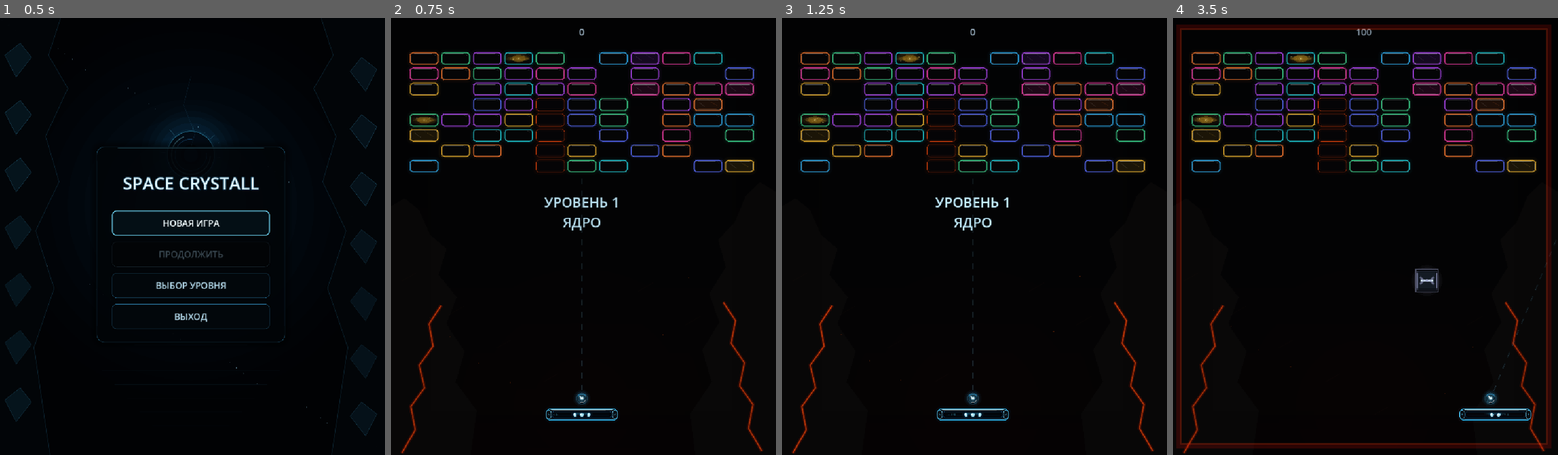
Above: before the commit, frames 1-4 (left to right).
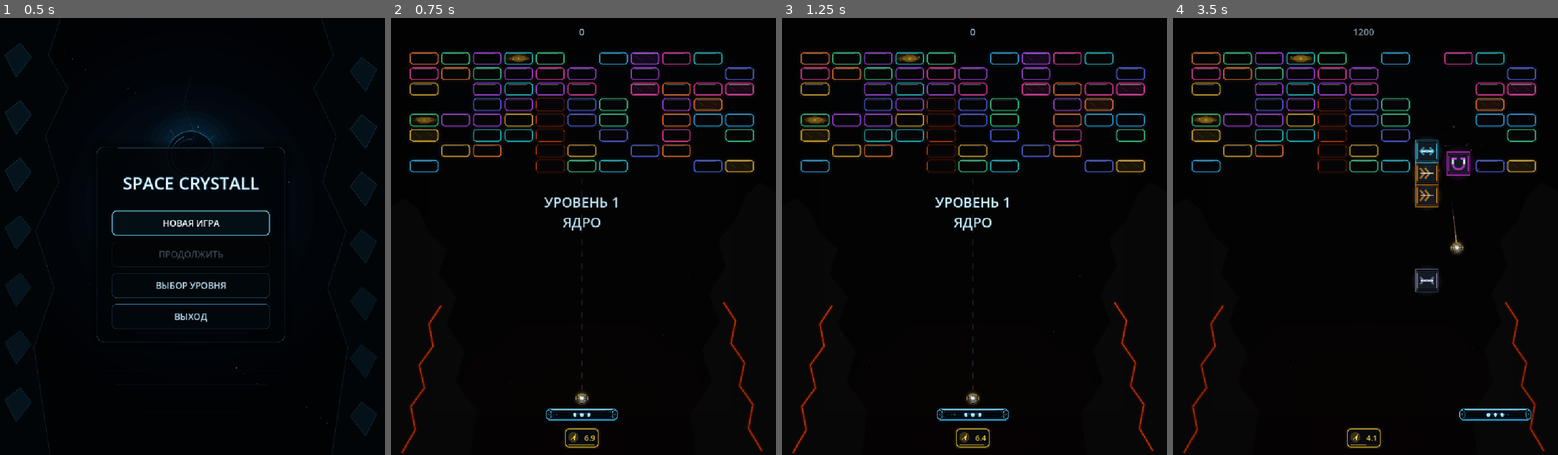
Above: after the commit, the same moments.

Repository: Ardarik421/arkanoid
Game: Godot game, scene res://scenes/main_menu.tscn
The game is run twice, just before and just after one commit, with the same random seed, the same clock (stepped at 60 frames per second) and the same inputs. Sound files missing from this copy of the repository are replaced by a short silence.
Inputs (mouse positions are in pixels of both pictures, inside the frame that each line leads up to):
- Up to frame 1 (0.5 s): no input
- Up to frame 2 (0.75 s): click "НОВАЯ ИГРА" at 0.5 s
- Up to frame 3 (1.25 s): no input
- Up to frame 4 (3.5 s): tap Enter at 1.25 s; move the mouse to (1450, 214) at 1.27 s; hold D (move_right) 1.28-2.03 s; tap Space (launch_ball) at 1.35, 2.1, 2.85 s; move the mouse to (1284, 258) at 2.02 s; hold A (move_left) 2.03-2.78 s; move the mouse to (1404, 140) at 2.77 s; hold D (move_right) from 2.78 s (still down)

Frame 1 is identical in both runs. In frame 2, 0.3% of the frame differs, in the area x 45-55%, y 85-99%; in frame 3, 0.3%; in frame 4, 7.6%, in the area x 0-100%, y 1-99%.

Commit message:
Подключил звук

Diff:
--- a/scenes/ball.gd
+++ b/scenes/ball.gd
@@ -6,6 +6,9 @@
 @export var aim_turn_speed: float = 75.0
 @export var aim_line_length: float = 560.0
 
+const BRICK_HIT_SOUND: AudioStream = preload("res://audio/sfx/brick_hit.wav")
+
+var brick_hit_player: AudioStreamPlayer
 var direction := Vector2(0.7, -1.0).normalized()
 var is_attached: bool = true
 var is_piercing: bool = false
@@ -22,9 +25,20 @@
 var trail_min_distance: float = 10.0
 
 func _ready():
+	_setup_audio()
 	set_collision_mask_value(1, true)
 	trail_points.append(global_position)
 	queue_redraw()
+
+func _setup_audio():
+	brick_hit_player = AudioStreamPlayer.new()
+	brick_hit_player.stream = BRICK_HIT_SOUND
+	brick_hit_player.volume_db = -4.0
+	add_child(brick_hit_player)
+
+func _play_brick_hit_sound():
+	if is_instance_valid(brick_hit_player):
+		brick_hit_player.play()
 
 func _draw():
 	var pulse = 0.88 + 0.12 * sin(visual_time * 5.0)
@@ -159,6 +173,8 @@
 				bounce_from_paddle(collider)
 
 		elif collider.has_method("hit"):
+			_play_brick_hit_sound()
+
 			if is_piercing:
 				collider.destroy(is_explosive)
 			else:
--- a/scenes/main.tscn
+++ b/scenes/main.tscn
@@ -162,6 +162,8 @@
 test_start_level = 25
 use_test_level = false
 test_pattern = 7
+use_test_bonuses = true
+test_piercing = true
 
 [node name="ChapterBackground" type="Node2D" parent="." unique_id=922490815]
 z_index = -100
